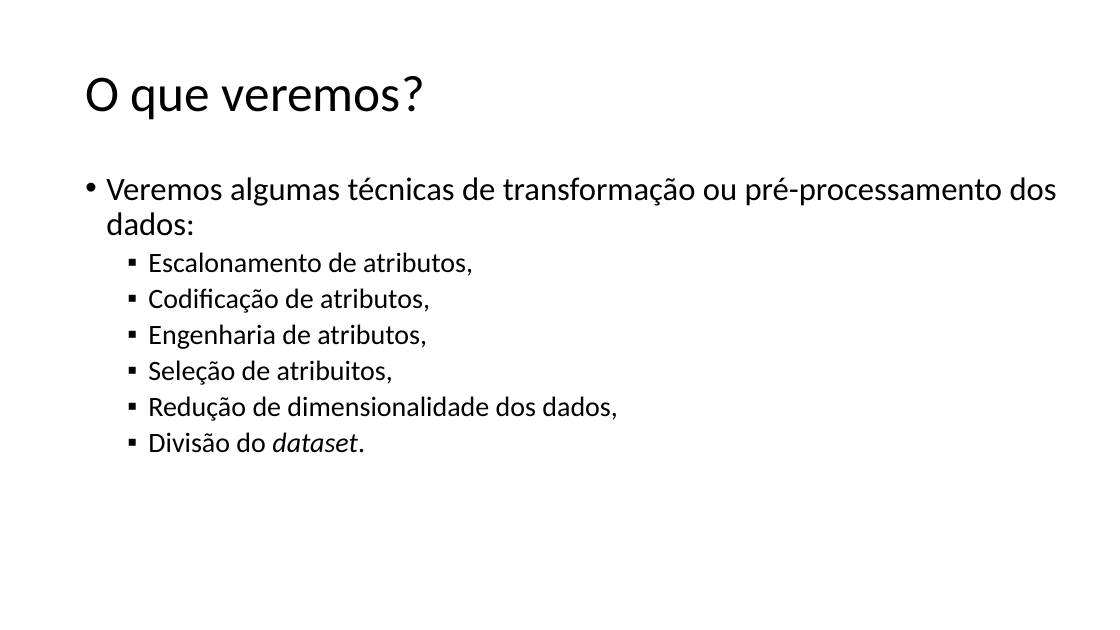
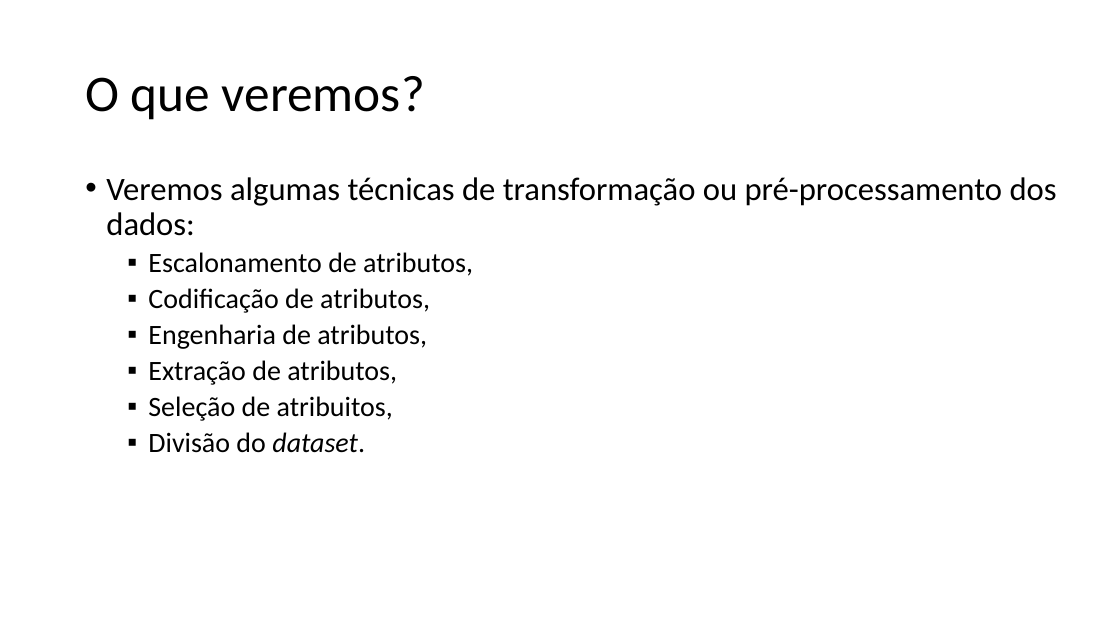
Before and after one commit to zz4fap/c24_inteligencia_artificial, a slide deck: slide 3 of slides/C24_Transformações.pptx. Drawn at 1120x630 pixels with LibreOffice and Linux fonts; fonts in the diff are those of the drawing. Boxes give left, top, right and bottom in pixels: in the first picture for what was removed or moved away, otherwise in the second. Text is boxed around its words. In the diff, an @@ line names an element or a change of style, - is before the commit and + after.

```diff
--- a/slides/C24_Transformações.pptx
+++ b/slides/C24_Transformações.pptx
@@ text at <box>148,360,397,385</box>: paragraph added @@
+  ▪ Extração de atributos,
@@ text at <box>148,396,618,421</box>: paragraph removed @@
-  ▪ Redução de dimensionalidade dos dados,
```
Also in this commit, not shown: 1 other slide changed, 9 slides added, 2 slides removed.
